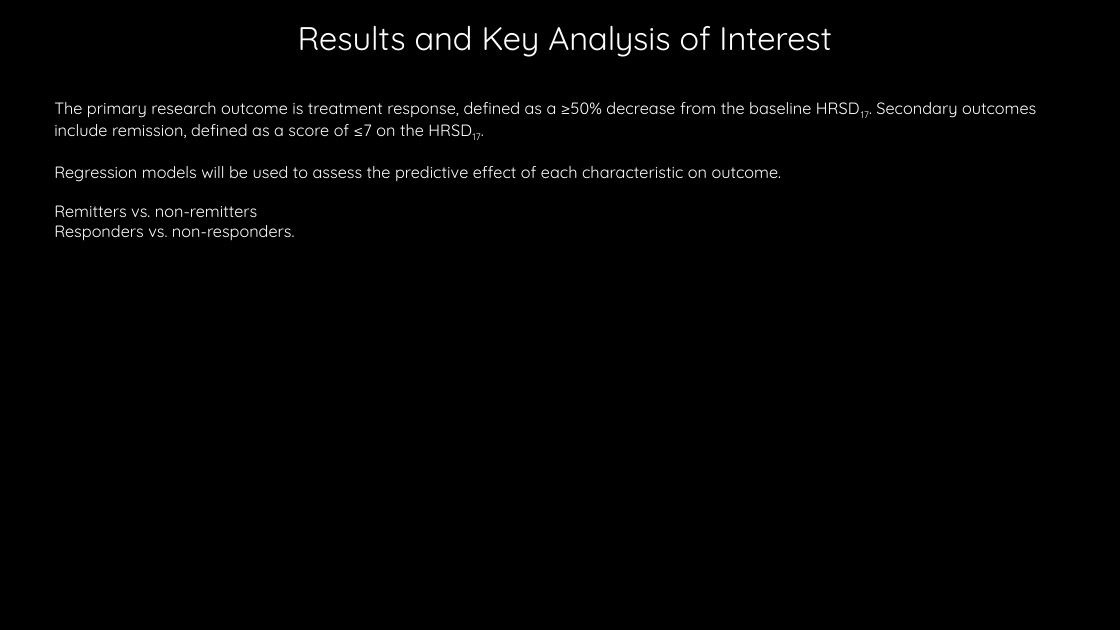
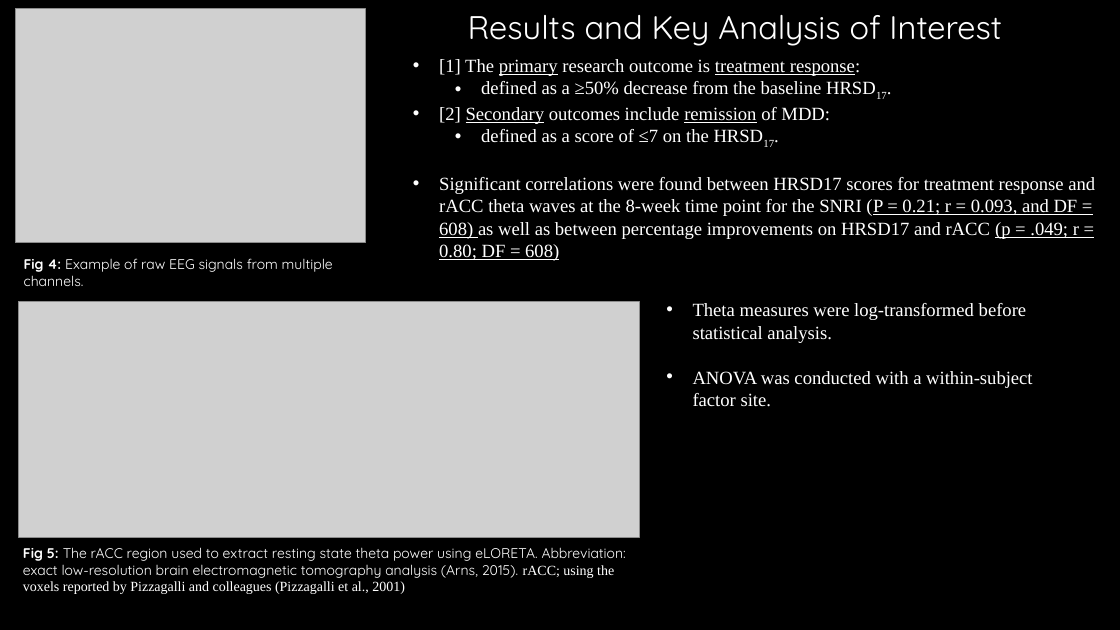
Before and after one commit to psych251/arns2015, a slide deck: slide 6 of Reproducibility Project Progress Check 1.pptx (slide 4 before the commit). Drawn at 1120x630 pixels with LibreOffice and Linux fonts; fonts in the diff are those of the drawing; grey boxes stand for pictures; background and template pictures are left out. Boxes give left, top, right and bottom in pixels: in the first picture for what was removed or moved away, otherwise in the second. Text is boxed around its words. In the diff, an @@ line names an element or a change of style, - is before the commit and + after.

Commit message:
Resources for eLORETA

```diff
--- a/Reproducibility Project Progress Check 1.pptx
+++ b/Reproducibility Project Progress Check 1.pptx
@@ picture added at <box>15,9,365,244</box> @@
@@ text "Results and Key Analysis of ...": place and size @@
-text "Results and Key Analysis of ..." at <box>298,26,831,57</box>
+text "Results and Key Analysis of ..." at <box>468,15,1001,46</box>
@@ text at <box>439,59,1095,261</box>: text changed; size 14 to 16 pt; font Quicksand to Times New Roman @@
-The primary research outcome is treatment response, defined as a ≥50% decrease from the baseline HRSD17. Secondary outcomes include remission, defined as a score of ≤7 on the HRSD17.
-Regression models will be used to assess the predictive effect of each characteristic on outcome.
-Remitters vs. non-remitters
-Responders vs. non-responders.
+• [1] The primary research outcome is treatment response:
+  • defined as a ≥50% decrease from the baseline HRSD17.
+• [2] Secondary outcomes include remission of MDD:
+  • defined as a score of ≤7 on the HRSD17.
+• Significant correlations were found between HRSD17 scores for treatment response and rACC theta waves at the 8-week time point for the SNRI (P = 0.21; r = 0.093, and DF = 608) as well as between percentage improvements on HRSD17 and rACC (p = .049; r = 0.80; DF = 608)
@@ text added at <box>24,258,333,286</box>, 12 pt, text #FFFFFF @@
+Fig 4: Example of raw EEG signals from multiple channels.
@@ picture added at <box>18,302,639,538</box> @@
@@ text added at <box>693,303,1032,407</box>, 16 pt, text #FFFFFF @@
+• Theta measures were log-transformed before statistical analysis.
+• ANOVA was conducted with a within-subject factor site.
@@ text added at <box>23,547,626,594</box>, 12 pt, text #FFFFFF @@
+Fig 5: The rACC region used to extract resting state theta power using eLORETA. Abbreviation: exact low-resolution brain electromagnetic tomography analysis (Arns, 2015). rACC; using the voxels reported by Pizzagalli and colleagues (Pizzagalli et al., 2001)
```
Also in this commit, not shown: 4 other slides changed, 2 slides added, 1 slide removed, 16 other files.
